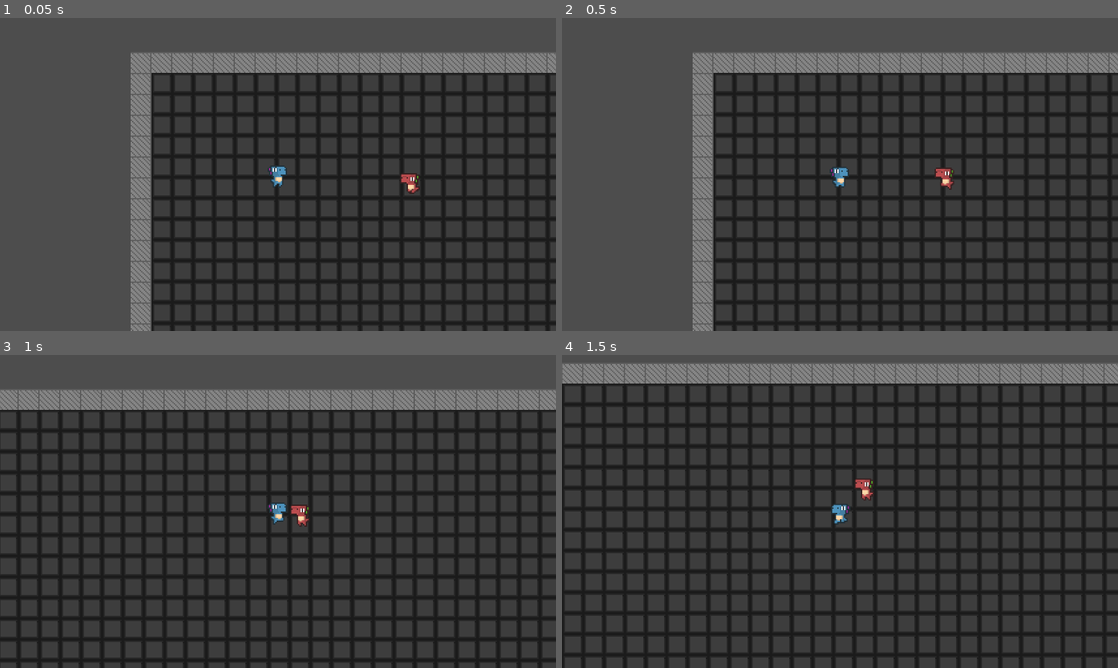
Above: before the commit, frames 1-4 (two rows, left to right).
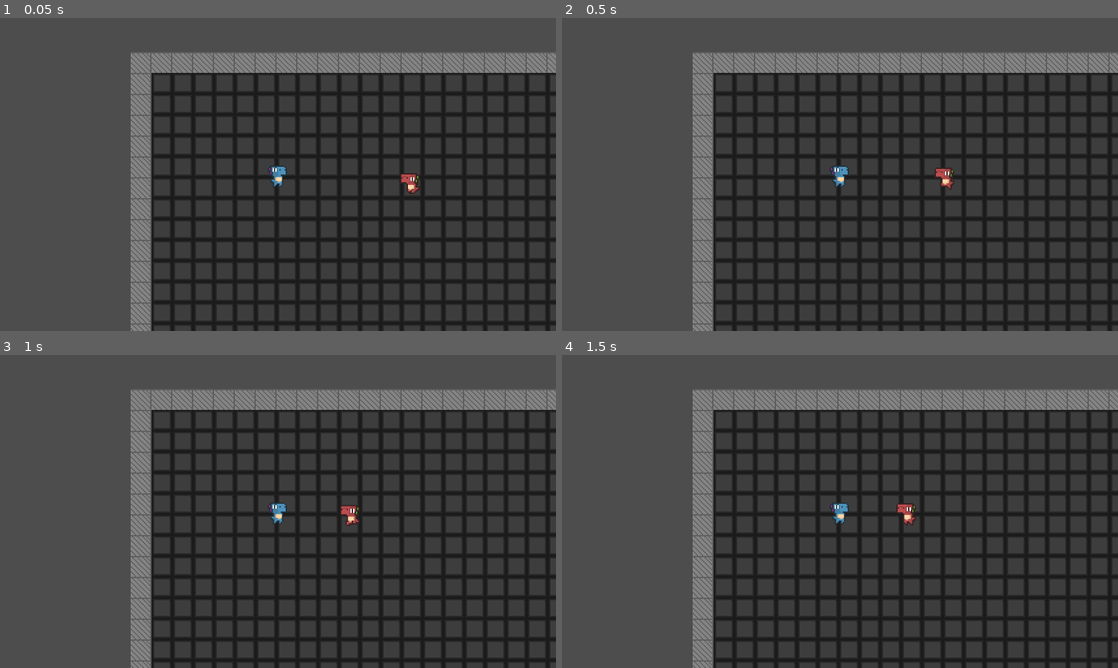
Above: after the commit, the same moments.

Repository: lopezmseb/neon-requiem
Game: Godot game, scene res://Scripts/test.tscn
The game is run twice, just before and just after one commit, with the same random seed, the same clock (stepped at 60 frames per second) and the same inputs.
Inputs (mouse positions are in pixels of both pictures, inside the frame that each line leads up to):
- Up to frame 1 (0.05 s): no input
- Up to frame 2 (0.5 s): no input
- Up to frame 3 (1 s): move the mouse to (400, 495) at 0.52 s; hold D (right) from 0.53 s (still down); tap Space (dash) at 0.6 s
- Up to frame 4 (1.5 s): move the mouse to (728, 527) at 1.27 s; release D (right) at 1.28 s; hold S (down) from 1.28 s (still down); tap Space (dash) at 1.35 s

Frame 1 is identical in both runs. In frame 2, less than 0.1% of the frame differs, in the area x 48-52%, y 47-55%; in frame 3, 28%; in frame 4, 45%, in the area x 0-100%, y 2-100%.
Error before the commit: Invalid call. Nonexistent function 'queue_free' in base 'SceneTree'. (res://Scripts/Stats/HitboxDetection.gd:17)
Error after the commit: Parse Error: Preload file "res://Scenes/bullet.tscn" does not exist. (res://Scripts/Player/Player.gd:10)

Commit message:
Merge Conflicts
This reverts commit 7a054481da2c78310eedebec435ef201932132c6, reversing
changes made to b625377d33d1fb56db6ce090d160a85606ad59e5.

Diff:
--- a/Neon Requiem/Scenes/Player.tscn
+++ b/Neon Requiem/Scenes/Player.tscn
@@ -1,11 +1,7 @@
-[gd_scene load_steps=20 format=3 uid="uid://byw7abk88jgwq"]
+[gd_scene load_steps=15 format=3 uid="uid://byw7abk88jgwq"]
 
-[ext_resource type="Script" path="res://Scripts/Player/Character.gd" id="1_c11dy"]
+[ext_resource type="Script" path="res://Scripts/Player/Player.gd" id="1_2efai"]
 [ext_resource type="Texture2D" uid="uid://bsg5k6o8v23am" path="res://Assets/TestAssets/CharacterSprites/sheets/DinoSprites - doux.png" id="2_yhugl"]
-[ext_resource type="Script" path="res://Scripts/States/StateMachine.gd" id="3_26k2r"]
-[ext_resource type="Script" path="res://Scripts/Stats/HitboxDetection.gd" id="3_nhmsr"]
-[ext_resource type="Script" path="res://Scripts/States/Player/PlayerMoveState.gd" id="4_05xpc"]
-[ext_resource type="Script" path="res://Scripts/States/Player/PlayerDashState.gd" id="5_j5fij"]
 [ext_resource type="Script" path="res://Scripts/Stats/HealthComponent.gd" id="6_v21iu"]
 
 [sub_resource type="AtlasTexture" id="AtlasTexture_w0r2t"]
@@ -84,14 +80,11 @@
 "speed": 5.0
 }]
 
-[sub_resource type="CircleShape2D" id="CircleShape2D_nv1gu"]
-radius = 6.08276
-
 [sub_resource type="RectangleShape2D" id="RectangleShape2D_kfq2m"]
-size = Vector2(15, 18)
+size = Vector2(15, 17)
 
 [node name="Player" type="CharacterBody2D" groups=["Player"]]
-script = ExtResource("1_c11dy")
+script = ExtResource("1_2efai")
 
 [node name="AnimatedSprite2D" type="AnimatedSprite2D" parent="."]
 position = Vector2(0, 1)
@@ -99,43 +92,25 @@
 animation = &"Idle"
 frame_progress = 0.165521
 
-[node name="Area2D" type="Area2D" parent="."]
-script = ExtResource("3_nhmsr")
-
-[node name="CollisionShape2D" type="CollisionShape2D" parent="Area2D"]
-position = Vector2(0, 3)
-shape = SubResource("CircleShape2D_nv1gu")
-
 [node name="CollisionShape2D" type="CollisionShape2D" parent="."]
-position = Vector2(-0.5, 1)
+position = Vector2(-0.5, 1.5)
 shape = SubResource("RectangleShape2D_kfq2m")
 
-[node name="ControllerStateMachine" type="Node2D" parent="." node_paths=PackedStringArray("initialState")]
-script = ExtResource("3_26k2r")
-initialState = NodePath("Movement")
-
-[node name="Movement" type="Node2D" parent="ControllerStateMachine" node_paths=PackedStringArray("dashCooldown", "player", "animatedSprite")]
-script = ExtResource("4_05xpc")
-dashCooldown = NodePath("../Dash/DashCooldown")
-player = NodePath("../..")
-animatedSprite = NodePath("../../AnimatedSprite2D")
-
-[node name="Dash" type="Node2D" parent="ControllerStateMachine" node_paths=PackedStringArray("dashTimer", "cooldownTimer", "player", "animatedSprite")]
-script = ExtResource("5_j5fij")
-dashTimer = NodePath("DashTimer")
-cooldownTimer = NodePath("DashCooldown")
-player = NodePath("../..")
-animatedSprite = NodePath("../../AnimatedSprite2D")
-
-[node name="DashTimer" type="Timer" parent="ControllerStateMachine/Dash"]
-wait_time = 0.1
+[node name="DashCooldown" type="Timer" parent="."]
+wait_time = 3.0
 one_shot = true
 
-[node name="DashCooldown" type="Timer" parent="ControllerStateMachine/Dash"]
-wait_time = 2.0
+[node name="AttackCooldown" type="Timer" parent="."]
+wait_time = 0.25
 one_shot = true
 
 [node name="HealthComponent" type="Node" parent="."]
 script = ExtResource("6_v21iu")
 
-[connection signal="body_entered" from="Area2D" to="Area2D" method="_on_body_entered"]
+[node name="Gun" type="Node2D" parent="."]
+
+[node name="Aiming" type="Marker2D" parent="Gun"]
+position = Vector2(15, 0)
+
+[connection signal="timeout" from="DashCooldown" to="." method="_on_dash_cooldown_timeout"]
+[connection signal="timeout" from="AttackCooldown" to="." method="_on_attack_cooldown_timeout"]
--- /dev/null
+++ b/Neon Requiem/Scripts/Player/Player.gd
@@ -0,0 +1,59 @@
+extends CharacterBody2D
+
+const speed = 100
+const dashSpeed: float = 50
+const bulletSpeed = 500.0
+var is_dash_ready: bool = true
+var is_attack_ready: bool = true
+
+
+const bulletPath = preload("res://Scenes/bullet.tscn")
+
+@onready var animatedSprite = $AnimatedSprite2D
+
+func _physics_process(delta):
+	$Gun.look_at(get_global_mouse_position())
+
+	var moveDirection = Input.get_vector("left","right","up","down");
+	velocity = moveDirection * speed
+
+	if(velocity):
+		animatedSprite.play("Run")
+		animatedSprite.flip_h = velocity.x <= 0
+	else:
+		animatedSprite.play("Idle")
+
+	move_and_slide()
+
+	if Input.is_action_just_pressed("dash") && is_dash_ready:
+		dash()
+
+	if Input.is_action_pressed("attack") && is_attack_ready:
+		shoot()
+
+func dash():
+	is_dash_ready = false
+	$DashCooldown.start()
+	velocity = velocity * dashSpeed
+	move_and_slide()
+
+func _on_dash_cooldown_timeout():
+	is_dash_ready = true
+
+func shoot():
+	is_attack_ready = false
+	$AttackCooldown.start()
+	var bullet = bulletPath.instantiate()
+	get_parent().add_child(bullet)
+
+	# Position the bullet at the player's shooting point (Marker2D).
+	bullet.position = $Gun/Aiming.global_position
+
+	# Set the bullet's velocity and rotation based on the direction to the mouse.
+	var direction = (get_global_mouse_position() - bullet.position).normalized()
+	bullet.velocity = direction * bulletSpeed
+	bullet.rotation = direction.angle()
+
+
+func _on_attack_cooldown_timeout():
+	is_attack_ready = true
--- a/Neon Requiem/Scripts/Stats/HitboxDetection.gd
+++ b/Neon Requiem/Scripts/Stats/HitboxDetection.gd
@@ -14,4 +14,4 @@
 
 		return
 
-	body.get_tree().queue_free()
+	#body.get_tree().queue_free()
